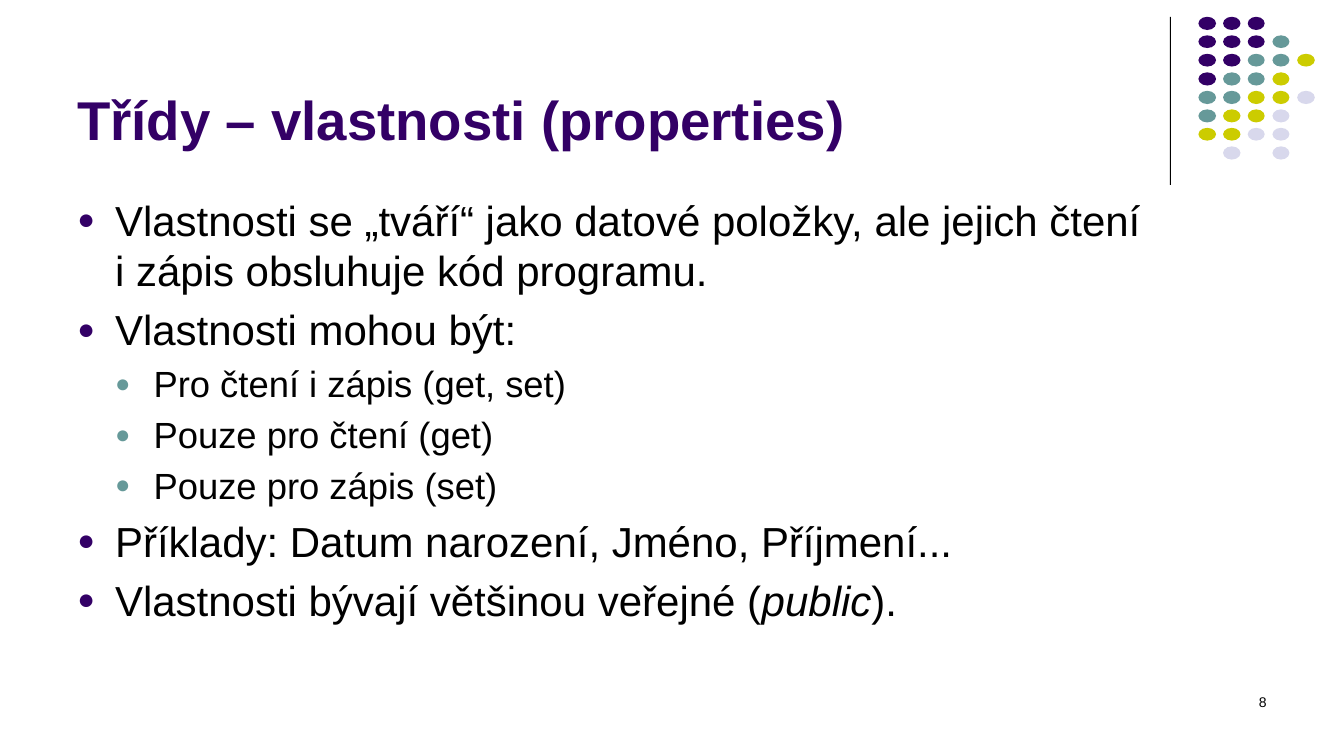
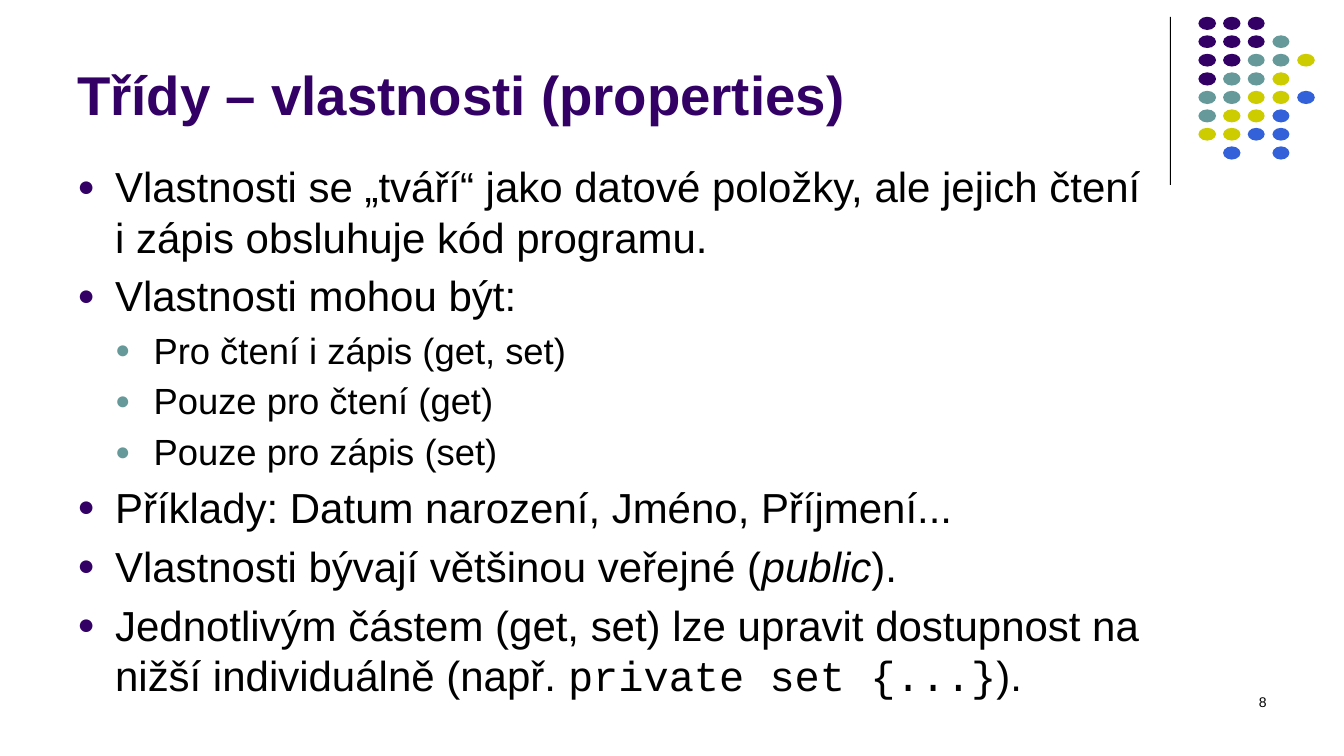
Before and after one commit to PetrVobornik/prednasky, a slide deck: slide 8 of Xamarin.Forms/01-OOP-a-NET/OOP-1-tridy.ppsx. Drawn at 1344x756 pixels with LibreOffice and Linux fonts; fonts in the diff are those of the drawing. Boxes give left, top, right and bottom in pixels: in the first picture for what was removed or moved away, otherwise in the second. Text is boxed around its words. In the diff, an @@ line names an element or a change of style, - is before the commit and + after.

```diff
--- a/Xamarin.Forms/01-OOP-a-NET/OOP-1-tridy.ppsx
+++ b/Xamarin.Forms/01-OOP-a-NET/OOP-1-tridy.ppsx
@@ title "Třídy – vlastnosti (properties)": place and size @@
-title "Třídy – vlastnosti (properties)" at [77,99,844,150]
+title "Třídy – vlastnosti (properties)" at [77,74,844,126]
@@ fill #D8D8EC to #3261DA in 6 elements at [1298,91,1316,104], [1272,109,1290,122], [1248,128,1265,141], [1272,128,1290,141], [1223,146,1240,159], [1272,146,1290,159] @@
@@ text "Vlastnosti se „tváří“ jako datové ...": place and size @@
-text "Vlastnosti se „tváří“ jako datové ..." at [115,205,1140,624]
+text "Vlastnosti se „tváří“ jako datové ..." at [115,171,1140,700]
@@ text at [115,610,1139,700]: paragraph added @@
+● Jednotlivým částem (get, set) lze upravit dostupnost na nižší individuálně (např. private set {...}).
```
Also in this commit, not shown: 25 other slides changed, 1 slide added, 1 slide removed, 5 other files.
